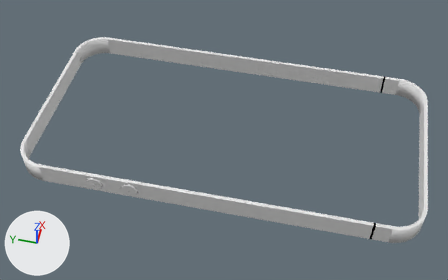
A saved change to the Blender file Projects/Apple iPhone 4/Apple iPhone 4 version 3.blend.
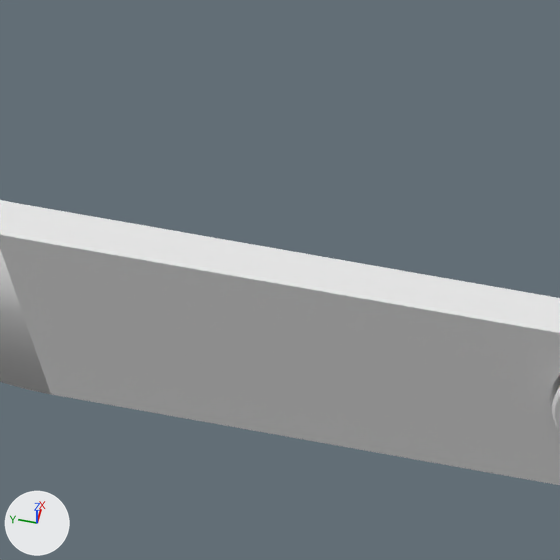
Each version is shown whole from a 50 mm lens placed at (-126.5, -25.3, 137.9), pointed at (-3.4, 1.4, -2.5), then close up on the part from 9% to 19% of the width and 53% to 70% of the height. Every picture has the same lights, and +X, +Y and +Z are marked at lower left.

The older version as bpy lines, for what is in view:
```python
me_plane = bpy.data.meshes.new('Plane')
me_plane.from_pydata(...)  # 936 vertices, 1076 faces; spans x -29.3..29.3, y -57.6..57.6, z -3.1..3.1
ob_metal_band = bpy.data.objects.new('Metal Band', me_plane)
ob_metal_band.location = (0.0, 0.0, 0.0)
```
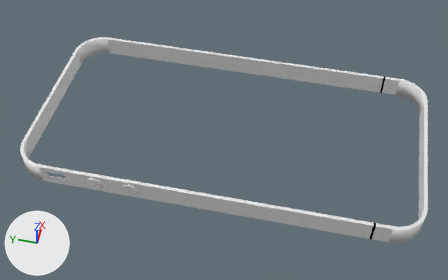
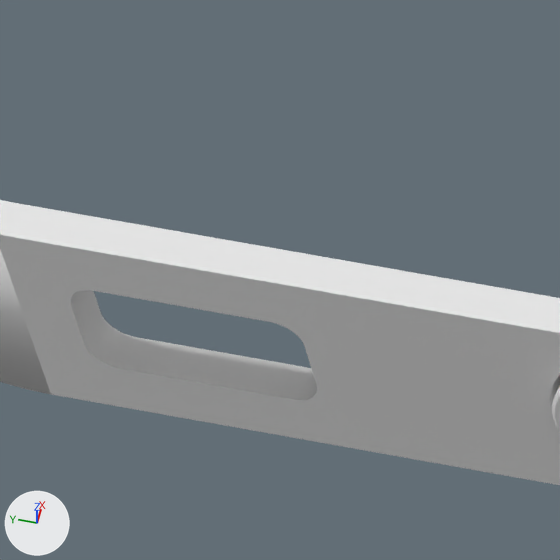
Commit message: Cut out hole in metal band for ringer switch

Pixel boxes (x1, y1, x2, y2) of what changed, in the close-ups (560 x 560 px):
part 1 of me_plane, added: after (0, 202, 533, 480)

Patch to the scene script:
```diff
--- a/Projects/Apple iPhone 4/Apple iPhone 4 version 3.blend.py
+++ b/Projects/Apple iPhone 4/Apple iPhone 4 version 3.blend.py
@@ me_plane @@
 # used by ob_metal_band; location = (0.0, 0.0, 0.0)
-me_plane.from_pydata(...)  # 936 vertices, 1076 faces; spans x -29.3..29.3, y -57.6..57.6, z -3.1..3.1
+me_plane.from_pydata(...)  # 1324 vertices, 1600 faces; spans x -29.3..29.3, y -57.6..57.6, z -3.1..3.1
+# me_plane part 1: 388 vertices added at x -29.3..-28.3, y 40.7..48.2, z -3.1..3.1
```
